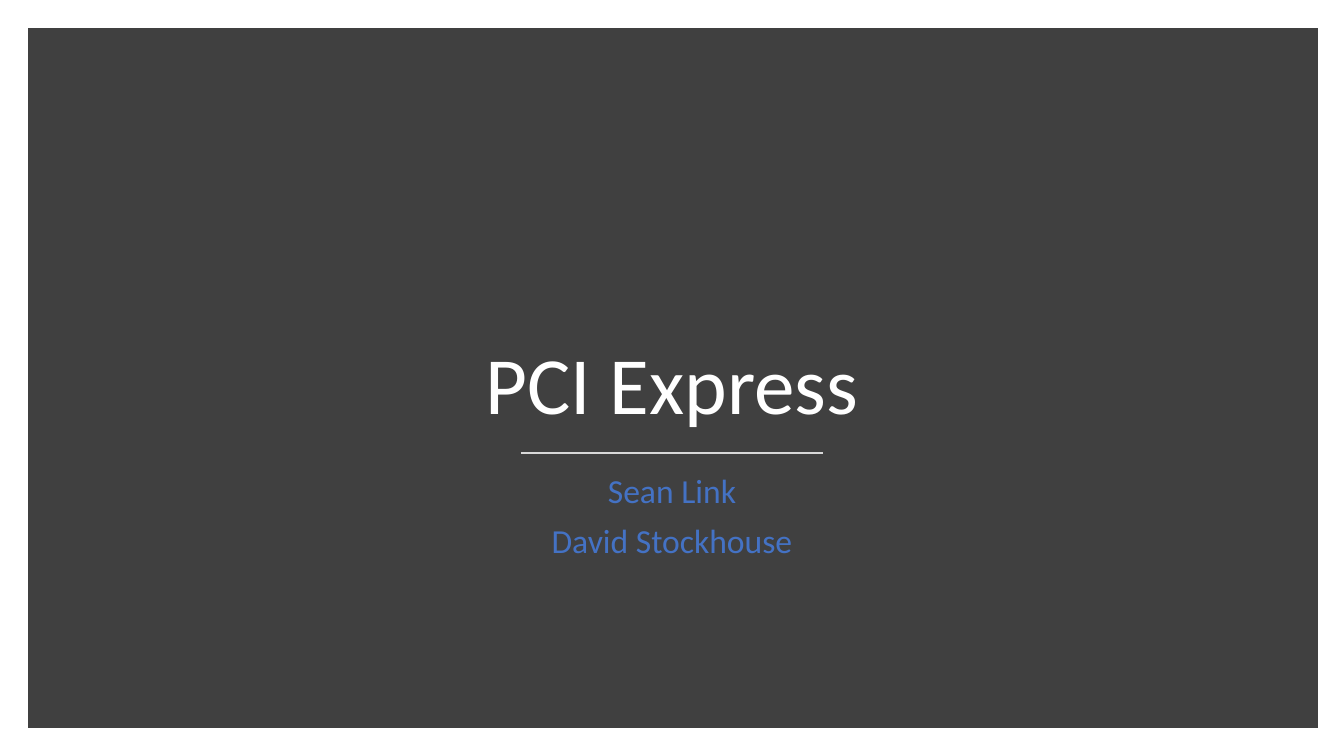
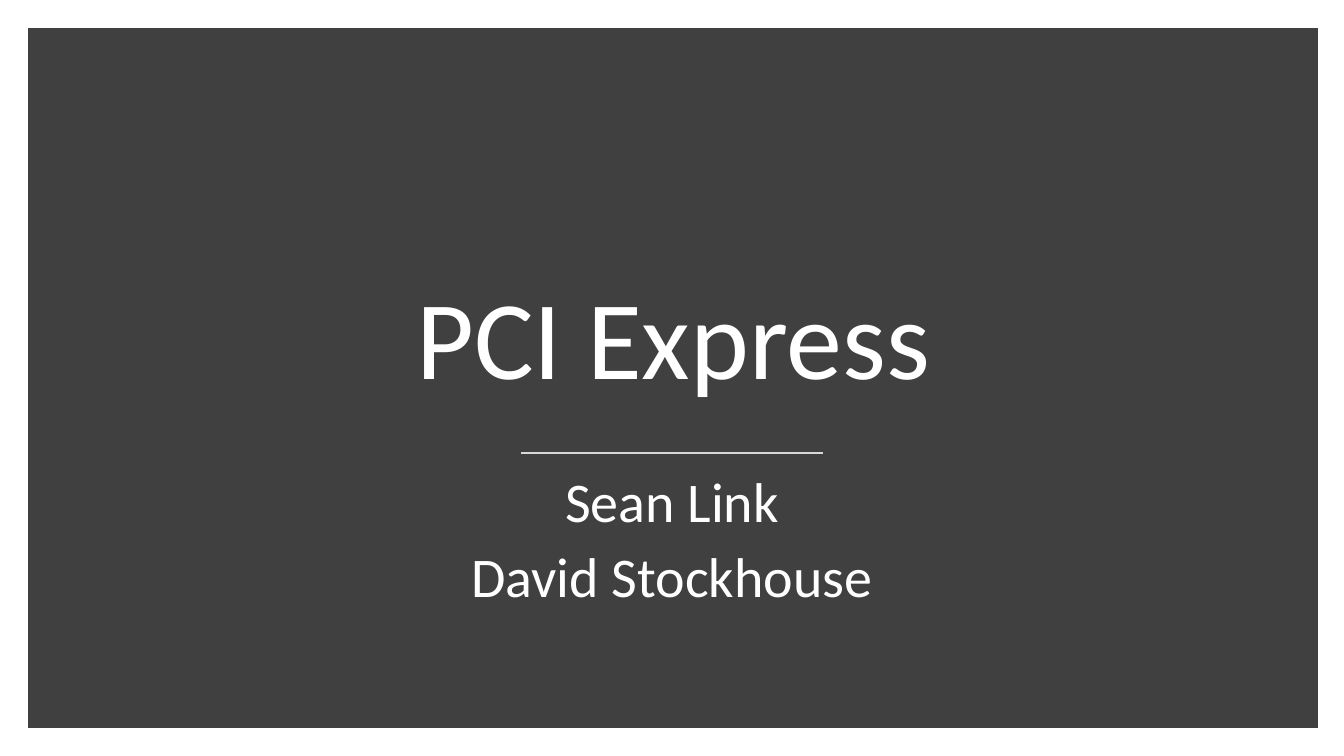
Before and after one commit to dstockhouse/pci-express-report, a slide deck: slide 1 of pcie_seanlink_davidstockhouse.pptx. Drawn at 1344x756 pixels with LibreOffice and Linux fonts; fonts in the diff are those of the drawing. Boxes give left, top, right and bottom in pixels: in the first picture for what was removed or moved away, otherwise in the second. Text is boxed around its words. In the diff, an @@ line names an element or a change of style, - is before the commit and + after.

```diff
--- a/pcie_seanlink_davidstockhouse.pptx
+++ b/pcie_seanlink_davidstockhouse.pptx
@@ title "PCI Express": place and size @@
-title "PCI Express" at bbox=[486, 361, 858, 427]
+title "PCI Express" at bbox=[416, 306, 930, 397]
@@ title "PCI Express" at bbox=[416, 306, 930, 397]: size 58 to 80 pt @@
@@ subtitle "Sean Link" at bbox=[471, 483, 872, 598]: size 24 to 40 pt, text colour #4472C4 to #FFFFFF @@
```
Also in this commit, not shown: 3 slides added, 1 slide removed.
